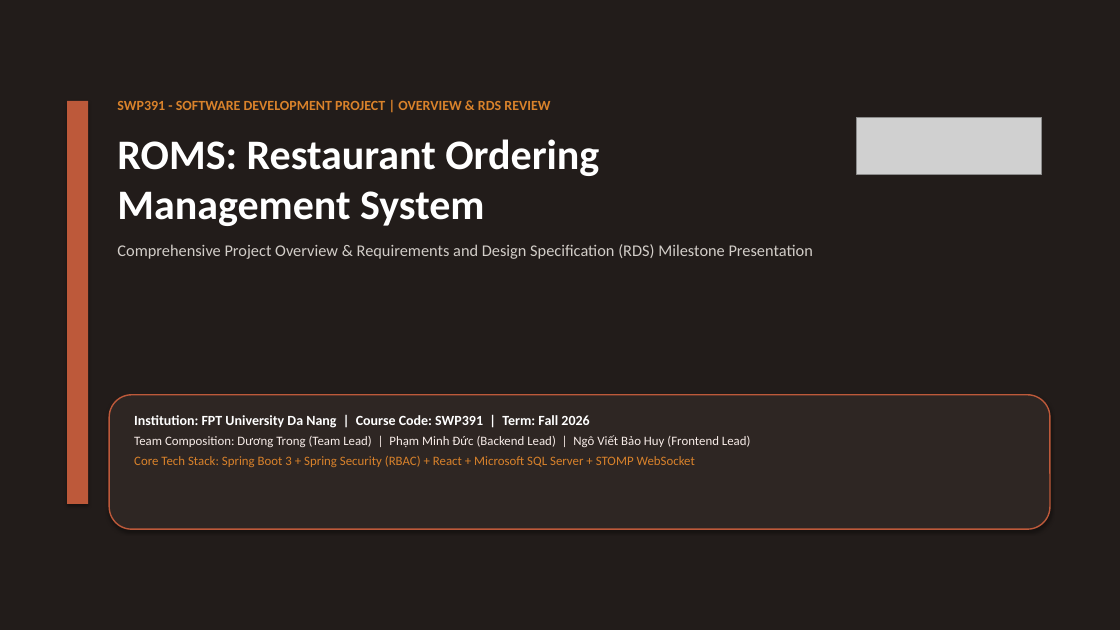
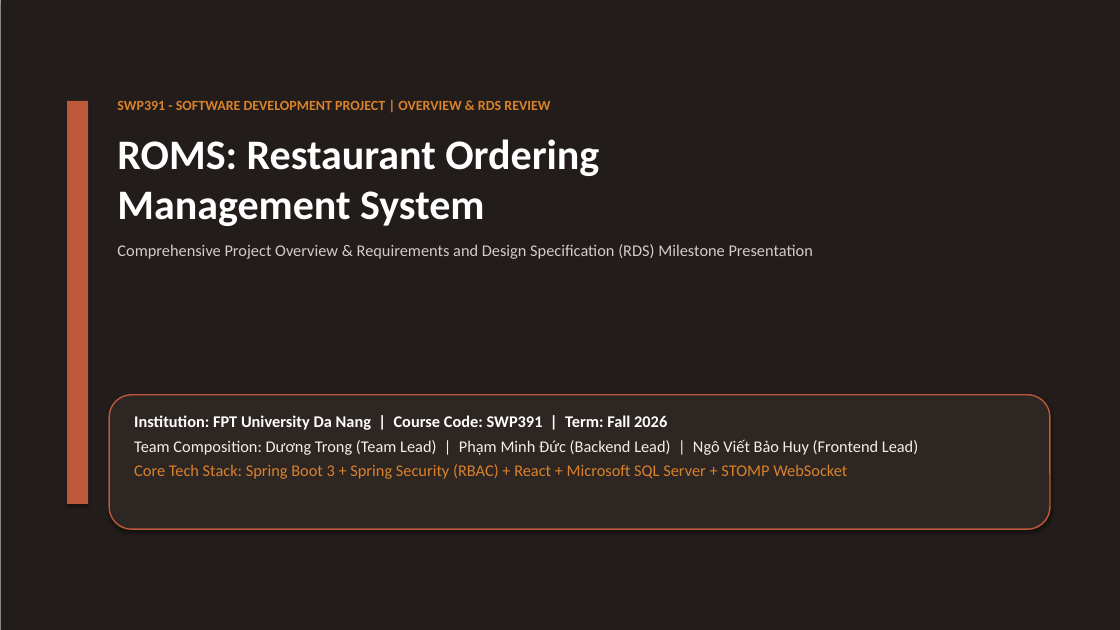
Before and after one commit to GROUP6-ROMS/Restaurant-Ordering-Management-System-ROMS, a slide deck: slide 1 of Documents/ROMS_Project_and_RDS_Overview.pptx. Drawn at 1120x630 pixels with LibreOffice and Linux fonts; fonts in the diff are those of the drawing; grey boxes stand for pictures. Boxes give left, top, right and bottom in pixels: in the first picture for what was removed or moved away, otherwise in the second. Text is boxed around its words. In the diff, an @@ line names an element or a change of style, - is before the commit and + after.

```diff
--- a/Documents/ROMS_Project_and_RDS_Overview.pptx
+++ b/Documents/ROMS_Project_and_RDS_Overview.pptx
@@ picture removed at (857, 118, 1042, 175) @@
@@ text "Institution: FPT University Da Nang ..." at (134, 415, 918, 479): size 12 to 14 pt in "Institution: FPT University Da Nang | Course ..."; size 11 to 14 pt in "Team Composition: Dương Trong (Team Lead) | ...", "Core Tech Stack: Spring Boot 3 + ..." @@
```
Also in this commit, not shown: 16 other slides changed, 10 other files.
